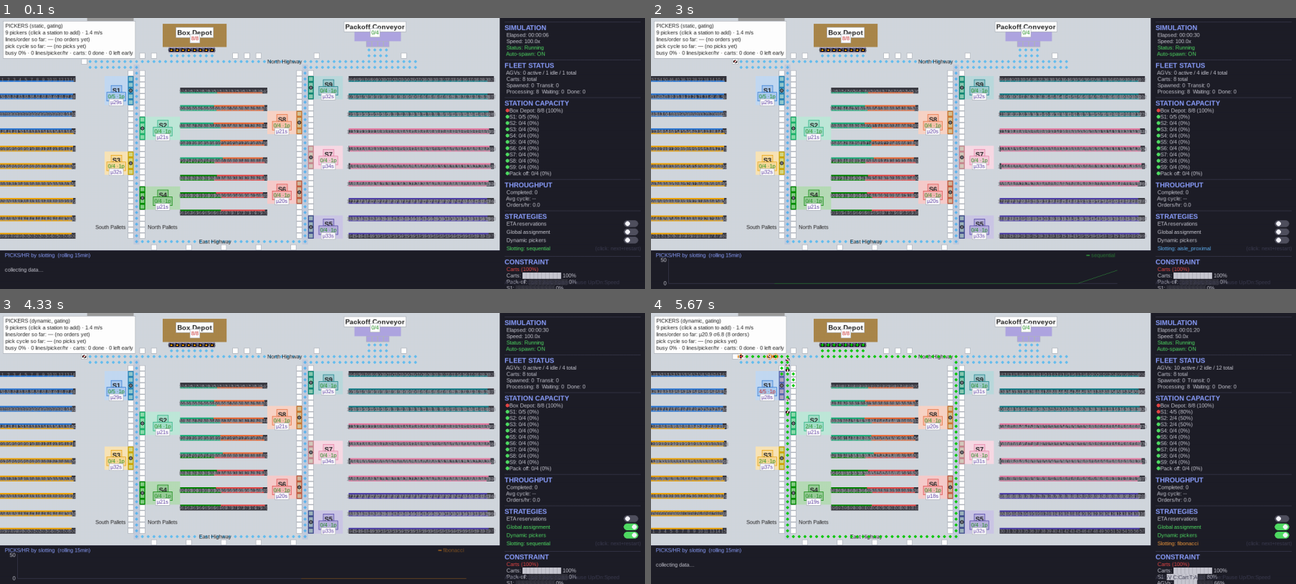
Above: before the commit, frames 1-4 (two rows, left to right).
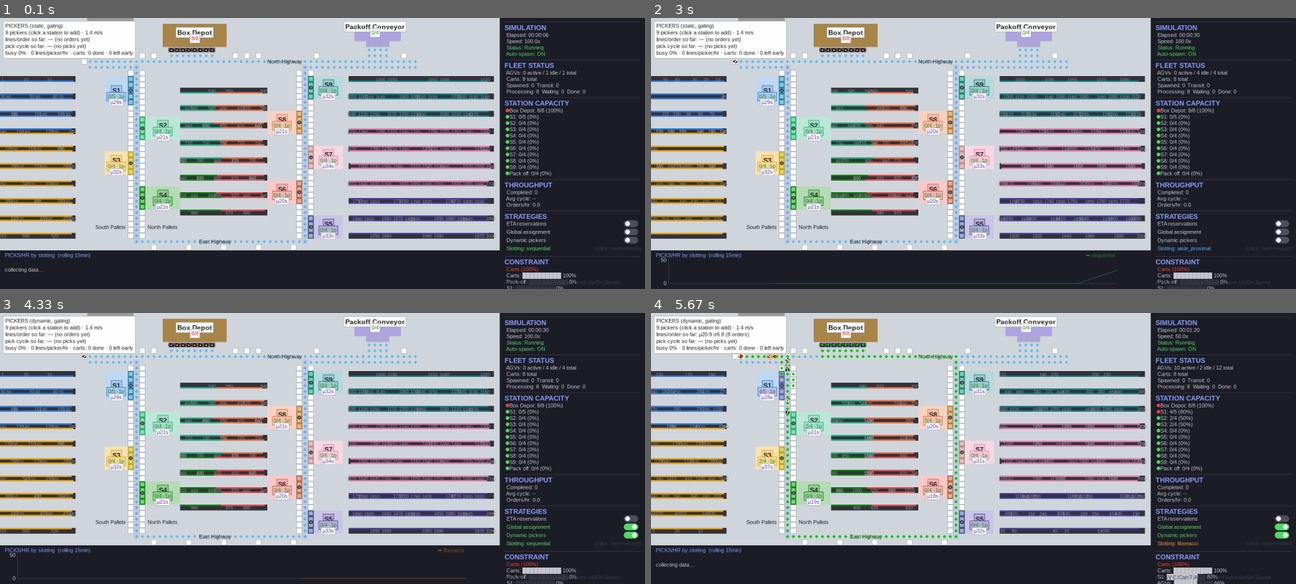
Above: after the commit, the same moments.

Repository: gompcc/WarehouseRepSim
Game: pygame game, started from agv_simulation/__main__.py
The game is run twice, just before and just after one commit, with the same random seed, the same clock (stepped at 60 frames per second) and the same inputs.
Inputs (mouse positions are in pixels of both pictures, inside the frame that each line leads up to):
- Up to frame 1 (0.1 s): no input
- Up to frame 2 (3 s): click "ETA reservations" at 0.38 s; click "Global assignment" at 0.72 s; tap Enter at 1 s; press the mouse at (1225, 232) at 1.37 s; move the mouse to (1050, 164) at 1.47 s; release the mouse at (883, 96) at 1.6 s; press the mouse at (1225, 223) at 1.7 s; move the mouse to (973, 158) at 1.8 s; release the mouse at (728, 93) at 1.93 s; press the mouse at (1225, 223) at 2.03 s; move the mouse to (992, 202) at 2.13 s; release the mouse at (760, 180) at 2.27 s; press the mouse at (1225, 223) at 2.37 s; move the mouse to (1147, 137) at 2.47 s; release the mouse at (1076, 50) at 2.6 s; press the mouse at (1225, 248) at 2.7 s; move the mouse to (1212, 210) at 2.8 s; release the mouse at (1205, 172) at 2.93 s
- Up to frame 3 (4.33 s): press the mouse at (574, 543) at 3.03 s; move the mouse to (367, 546) at 3.13 s; release the mouse at (167, 551) at 3.27 s; press the mouse at (574, 527) at 3.37 s; move the mouse to (374, 502) at 3.47 s; release the mouse at (180, 475) at 3.6 s; press the mouse at (574, 535) at 3.7 s; move the mouse to (367, 456) at 3.8 s; release the mouse at (167, 378) at 3.93 s; press the mouse at (574, 543) at 4.03 s; move the mouse to (554, 535) at 4.13 s; release the mouse at (541, 527) at 4.27 s
- Up to frame 4 (5.67 s): press the mouse at (1225, 543) at 4.37 s; move the mouse to (1212, 467) at 4.47 s; release the mouse at (1199, 394) at 4.6 s; press the mouse at (1225, 543) at 4.7 s; move the mouse to (992, 467) at 4.8 s; release the mouse at (760, 391) at 4.93 s; hold Down 5.33-5.63 s

The runs differ from the first frame. In frame 1, 4.4% of the frame differs, in the area x 0-77%, y 21-82%; in frame 2, 4.4%; in frame 3, 4.4%; in frame 4, 4.4%.

Commit message:
SKU overlay: label every 10th SKU only; cache by build id, not id()
Dense 2000-label overlay was unreadable; now SKU 1 + multiples of 10.
id(catalog) cache keys alias when the allocator reuses a freed address,
leaving stale numbers after a pillar drag / slotting toggle — catalogs
now carry a monotonically increasing catalog_id.

Co-Authored-By: Claude Fable 5 <noreply@anthropic.com>

Diff:
--- a/agv_simulation/aisles.py
+++ b/agv_simulation/aisles.py
@@ -137,7 +137,11 @@
 class Catalog:
     """The 2000-SKU catalog: locations, slotting, zoning, walk distances."""
 
+    _build_seq = 0  # unique per-build id (id() reuse would alias caches)
+
     def __init__(self, tiles: dict, slotting: str = "sequential") -> None:
+        Catalog._build_seq += 1
+        self.catalog_id = Catalog._build_seq
         if slotting not in SLOTTING_STRATEGIES:
             raise ValueError(
                 f"unknown slotting {slotting!r}; pick one of {SLOTTING_STRATEGIES}"
--- a/agv_simulation/renderer.py
+++ b/agv_simulation/renderer.py
@@ -86,29 +86,31 @@
     """Light-grey SKU ids at their rack slots so any slotting strategy can
     be visually verified (SKU id = popularity rank; 1 is hottest).
 
-    Each rack tile holds two rack levels per face — the hotter (lower) SKU
-    of the pair is shown: N-face label in the tile's top half, S-face in
-    the bottom half."""
+    Only SKU 1 and every 10th SKU are labelled — a full 2000-label overlay
+    is unreadable at this tile size; a sparse sample still shows where each
+    popularity band lives. N-face labels sit in the tile's top half,
+    S-face in the bottom half. The overlay is cached per catalog BUILD
+    (``catalog_id``, not ``id()`` — freed addresses get reused, which left
+    stale numbers on screen after a pillar drag or slotting toggle)."""
     global _sku_overlay
     from .aisles import get_catalog
     try:
         cat = get_catalog()
     except Exception:
         return
-    if _sku_overlay is None or _sku_overlay[0] != id(cat):
+    if _sku_overlay is None or _sku_overlay[0] != cat.catalog_id:
         font_xs = pygame.font.SysFont("Arial", 9)
         overlay = pygame.Surface((MAP_WIDTH, MAP_HEIGHT), pygame.SRCALPHA)
-        best: dict[tuple[int, int, str], int] = {}  # (col, run_row, face) -> hottest sku
         for sku, slot in cat.slots.items():
-            key = (int(round(slot.x)), slot.run_row, slot.face)
-            if sku < best.get(key, 1 << 30):
-                best[key] = sku
-        for (col, run_row, face), sku in best.items():
+            if sku != 1 and sku % 10:
+                continue
             txt = font_xs.render(str(sku), True, SKU_NUMBER_COLOR)
-            x = col * TILE_SIZE + (TILE_SIZE - txt.get_width()) // 2
-            y = run_row * TILE_SIZE + (1 if face == "N" else TILE_SIZE - txt.get_height() + 1)
+            x = int(round(slot.x)) * TILE_SIZE + (TILE_SIZE - txt.get_width()) // 2
+            y = slot.run_row * TILE_SIZE + (
+                1 if slot.face == "N" else TILE_SIZE - txt.get_height() + 1
+            )
             overlay.blit(txt, (x, y))
-        _sku_overlay = (id(cat), overlay)
+        _sku_overlay = (cat.catalog_id, overlay)
     surface.blit(_sku_overlay[1], (0, 0))
 
 
